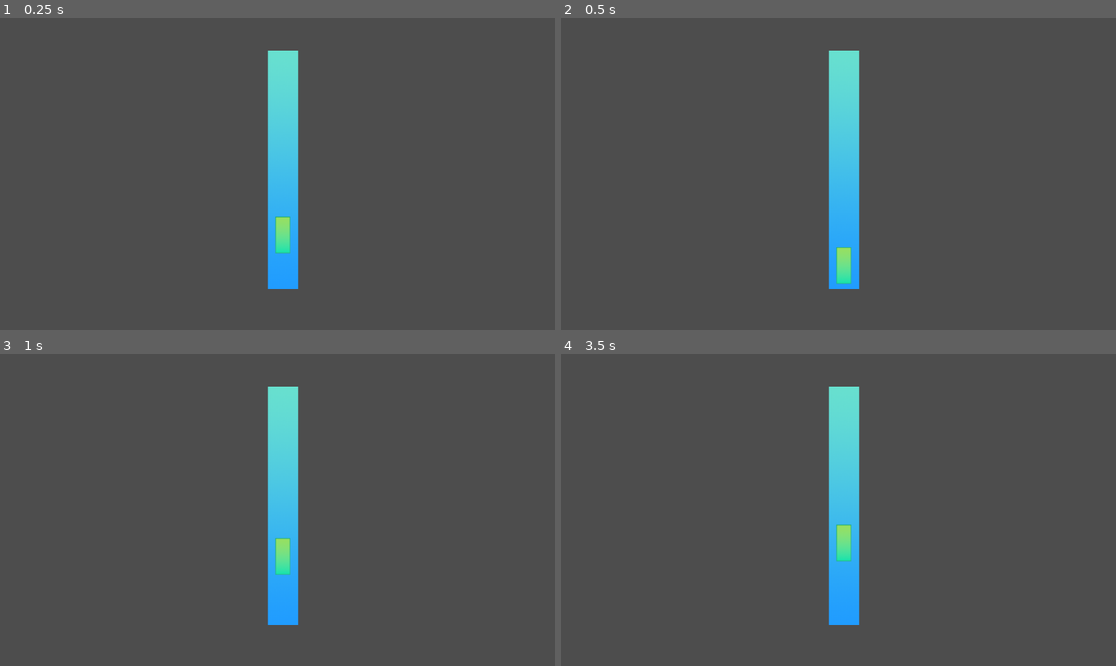
Above: before the commit, frames 1-4 (two rows, left to right).
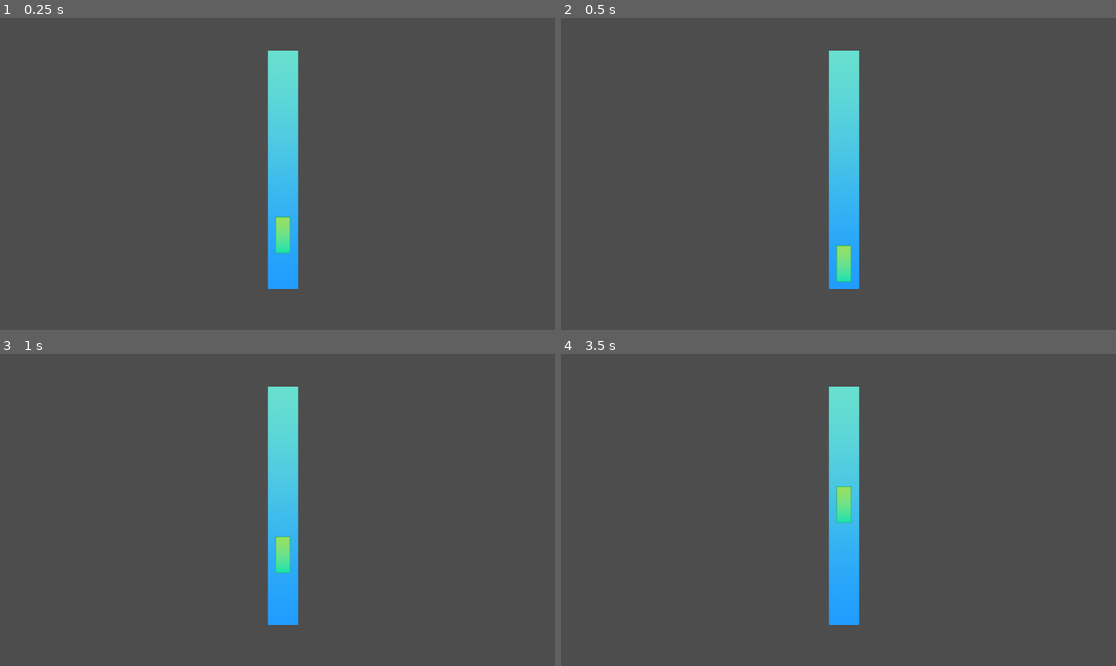
Above: after the commit, the same moments.

Repository: Anjellyrika/fishdew
Game: Godot game, scene res://main_level.tscn
Two runs of this game, one before a commit and one after it. Both use one fixed random seed, a clock stepped at 60 frames per second and the inputs below.
Inputs:
- Up to frame 1 (0.25 s): no input
- Up to frame 2 (0.5 s): no input
- Up to frame 3 (1 s): hold Space (up) from 0.53 s (still down)
- Up to frame 4 (3.5 s): release Space (up) at 2.03 s; hold Space (up) from 2.78 s (still down)

Frame 1 is identical in both runs. In frame 2, less than 0.1% of the frame differs, in the area x 49-53%, y 72-86%; in frame 3, less than 0.1%; in frame 4, 0.7%, in the area x 49-53%, y 42-67%.

Commit message:
feat: implement bobber bounce

Diff:
--- a/bobber.gd
+++ b/bobber.gd
@@ -12,4 +12,6 @@
 	if Input.is_action_pressed("up"):
 		velocity.y += VELOCITY
 
-	move_and_slide()
+	var collision = move_and_collide(velocity * delta)
+	if collision:
+		velocity = velocity.bounce(collision.get_normal()) * 0.25
